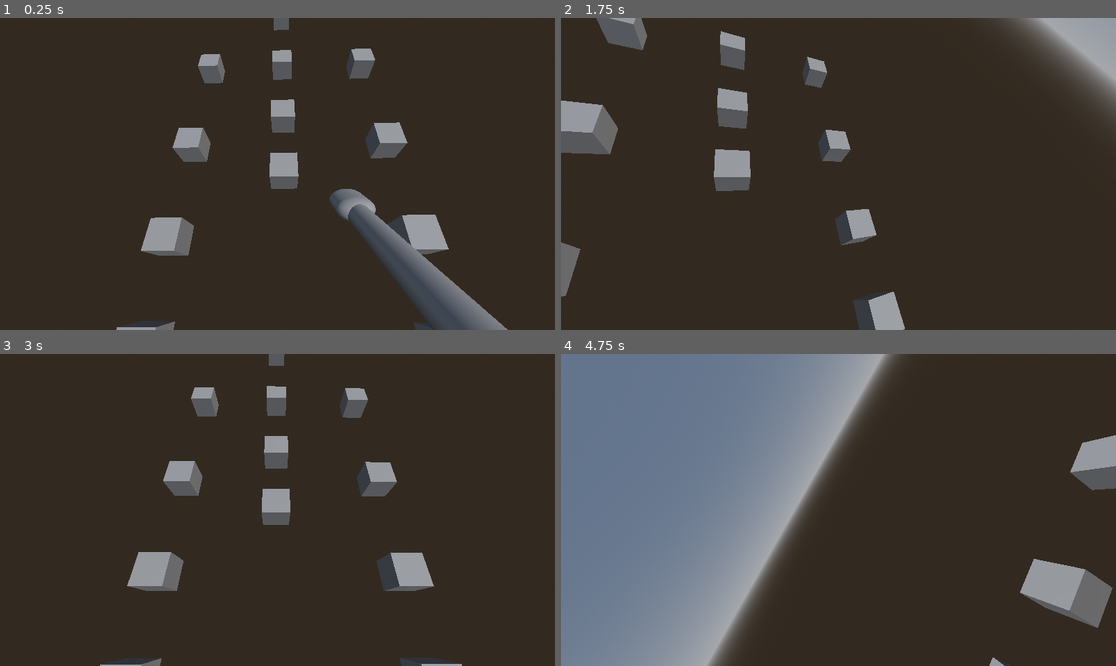
Above: before the commit, frames 1-4 (two rows, left to right).
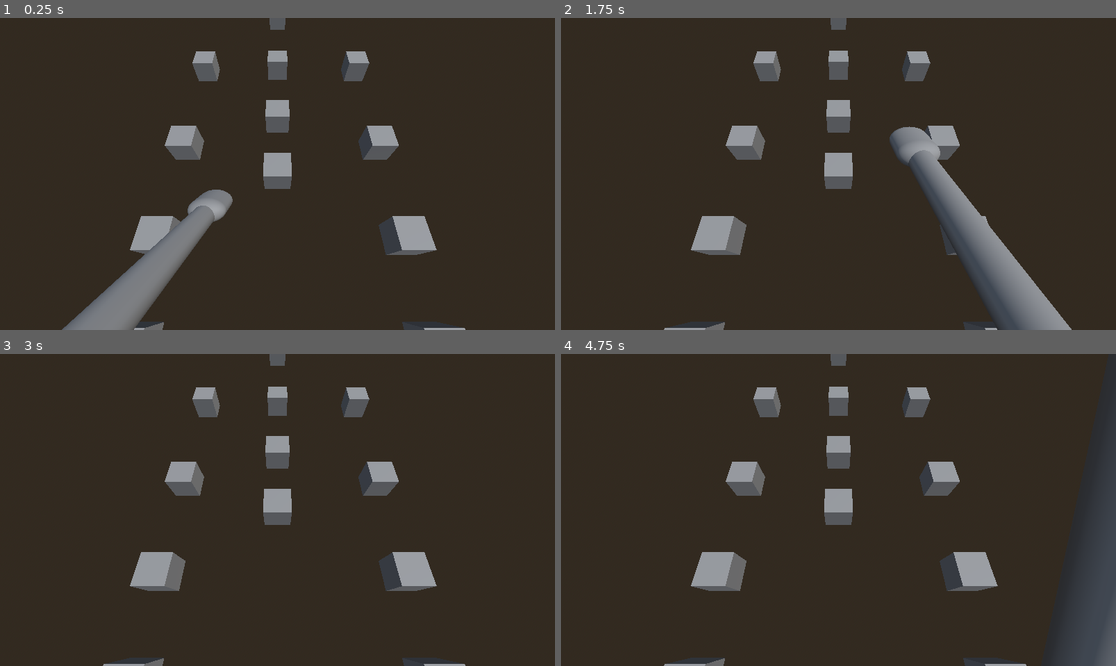
Above: after the commit, the same moments.

Repository: bardunbar/breathe_jam
Game: Godot game, scene res://screens/gym_dunbar/gym_dunbar_scene.tscn
The game is run twice, just before and just after one commit, with the same random seed, the same clock (stepped at 60 frames per second) and the same inputs. This scene is started directly instead of the project's main scene.
Inputs:
- Up to frame 1 (0.25 s): no input
- Up to frame 2 (1.75 s): no input
- Up to frame 3 (3 s): no input
- Up to frame 4 (4.75 s): no input

The runs differ from the first frame. In frame 1, 11% of the frame differs, in the area x 11-92%, y 0-100%; in frame 2, 20%; in frame 3, 0.9%; in frame 4, 54%, in the area x 0-100%, y 0-100%.

Commit message:
Removing camera animations from the player animation node, added a new camera animation node

Diff:
--- a/project/screens/game/player_controller/states/swimming.gd
+++ b/project/screens/game/player_controller/states/swimming.gd
@@ -7,26 +7,26 @@
 func enter(previous_state_path: String, data: Dictionary = {}) -> void:
 	animation_player.animation_finished.connect(_animation_finished)
 
-	animation_player.play("StrokeRight")
-	animation_player.queue("StrokeLeft")
-	animation_player.queue("StrokeRight")
-	animation_player.queue("BreatheRight")
-	animation_player.queue("StrokeLeft")
-	animation_player.queue("StrokeRight")
-	animation_player.queue("StrokeLeft")
-	animation_player.queue("BreatheLeft")
+	#animation_player.play("StrokeRight")
+	#animation_player.queue("StrokeLeft")
+	#animation_player.queue("StrokeRight")
+	#animation_player.queue("BreatheRight")
+	#animation_player.queue("StrokeLeft")
+	#animation_player.queue("StrokeRight")
+	#animation_player.queue("StrokeLeft")
+	#animation_player.queue("BreatheLeft")
 	#
 
-	#if previous_state_path == "Breathing" and data["Direction"] != null:
-		#if data["Direction"] == "Left":
-			#animation_player.play("StrokeLeft")
-		#else:
-			#animation_player.play("StrokeRight")
-	#else:
-		#if current_side == "Left":
-			#animation_player.play("StrokeLeft")
-		#else:
-			#animation_player.play("StrokeRight")
+	if previous_state_path == "Breathing" and data["Direction"] != null:
+		if data["Direction"] == "Left":
+			animation_player.play("StrokeLeft")
+		else:
+			animation_player.play("StrokeRight")
+	else:
+		if current_side == "Left":
+			animation_player.play("StrokeLeft")
+		else:
+			animation_player.play("StrokeRight")
 
 
 
--- a/project/screens/game/player_controller/swimmer.tscn
+++ b/project/screens/game/player_controller/swimmer.tscn
@@ -82,7 +82,7 @@
 tracks/0/keys = PackedFloat32Array(0, 1, 0, 0, 0, 1, 0.13333334, 1, -0.707, 0, 0, 0.707, 0.5, 1, 0.989, 0, 0, 0.148)
 tracks/1/type = "rotation_3d"
 tracks/1/imported = false
-tracks/1/enabled = true
+tracks/1/enabled = false
 tracks/1/path = NodePath("Camera3D")
 tracks/1/interp = 2
 tracks/1/loop_wrap = true
@@ -112,7 +112,7 @@
 tracks/0/keys = PackedFloat32Array(0, 1, 0, 0, 0, 1, 0.13333334, 1, -0.707, 0, 0, 0.707, 0.5, 1, 0.989, 0, 0, 0.148)
 tracks/1/type = "rotation_3d"
 tracks/1/imported = false
-tracks/1/enabled = true
+tracks/1/enabled = false
 tracks/1/path = NodePath("Camera3D")
 tracks/1/interp = 1
 tracks/1/loop_wrap = true
@@ -157,7 +157,7 @@
 mesh = SubResource("CapsuleMesh_gwmky")
 
 [node name="ArmRight" type="Node3D" parent="." unique_id=1510535650]
-transform = Transform3D(1, 0, 0, 0, -0.956193, -0.2927366, 0, 0.2927366, -0.956193, 0.84, 0, 0.386)
+transform = Transform3D(1, 0, 0, 0, 0.9999998, 0, 0, 0, 0.9999998, 0.84, 0, 0.386)
 
 [node name="MeshInstance3D" type="MeshInstance3D" parent="ArmRight" unique_id=1111192326]
 transform = Transform3D(0.25, 0, 0, 0, 1, 0, 0, 0, 0.25, 0, 1, 0)
@@ -187,3 +187,6 @@
 [node name="PlayerAnimations" type="AnimationPlayer" parent="." unique_id=542609477]
 unique_name_in_owner = true
 libraries/ = SubResource("AnimationLibrary_qy5q8")
+
+[node name="CameraAnimations" type="AnimationPlayer" parent="." unique_id=936885266]
+unique_name_in_owner = true
